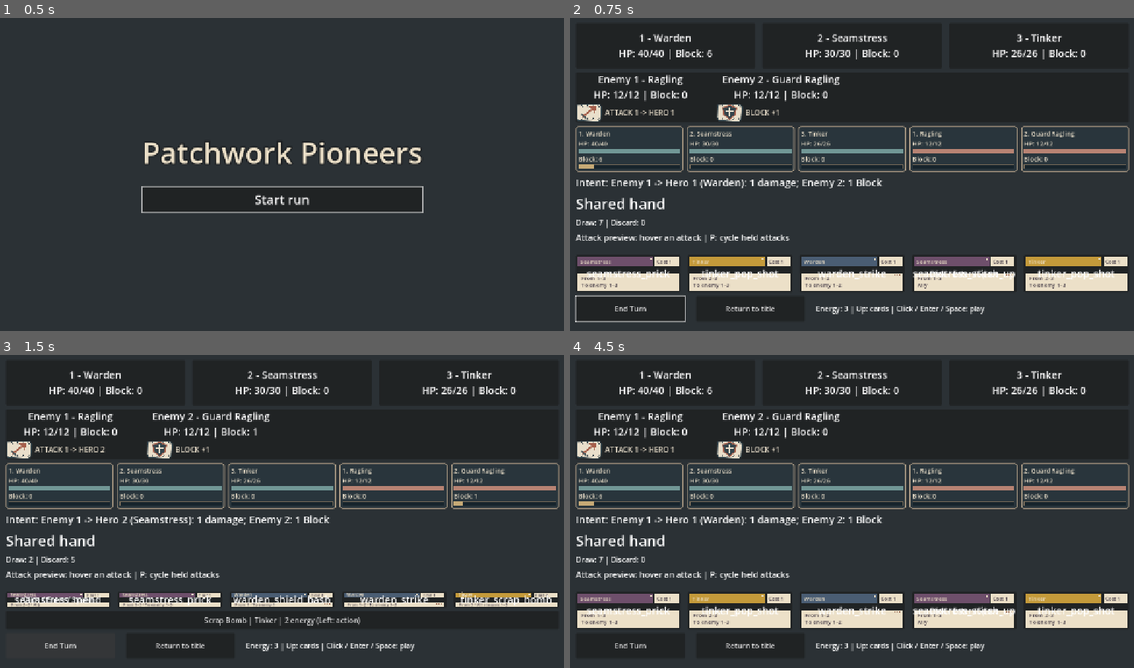
Above: before the commit, frames 1-4 (two rows, left to right).
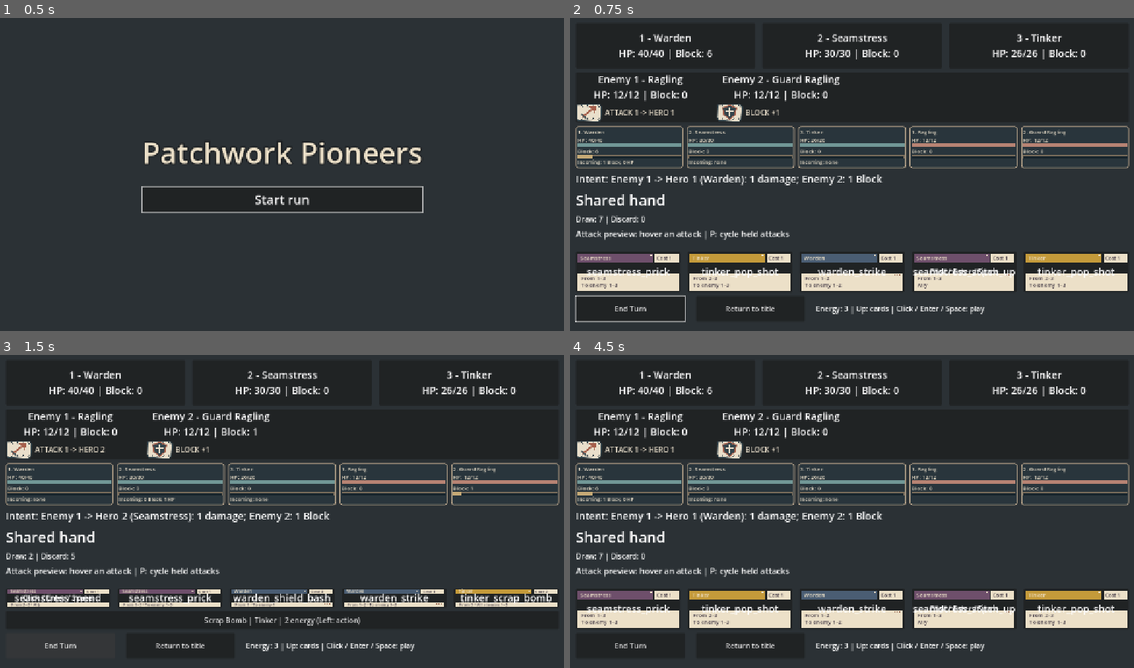
Above: after the commit, the same moments.

Repository: jcoev123-jpg/PatchworkPioneers
Game: Godot game, scene res://scenes/app.tscn
Same seed, same stepped clock (60 frames per second), same inputs: the game is played once before the commit and once after it.
Inputs (mouse positions are in pixels of both pictures, inside the frame that each line leads up to):
- Up to frame 1 (0.5 s): no input
- Up to frame 2 (0.75 s): click "Start run" at 0.5 s
- Up to frame 3 (1.5 s): click "End Turn" at 1.25 s
- Up to frame 4 (4.5 s): click "Scrap Bomb | Tinker | 2 energ…" at 2 s; click "Return to title" at 2.75 s; click "Start run" at 3.5 s; tap Enter (ui_accept) at 4.25 s; move the mouse to (981, 492) at 4.27 s; hold Up from 4.28 s (still down); tap 1 at 4.35 s; click (981, 492) at 4.42 s

Frame 1 is identical in both runs. In frame 2, 11% of the frame differs, in the area x 0-100%, y 35-84%; in frame 3, 10%; in frame 4, 11%.

Commit message:
ChatGPT lane 6 (Chat mode): Show live incoming damage and Block absorption on hero meters

Diff:
--- /dev/null
+++ b/scripts/combat_incoming_attack_preview.gd
@@ -0,0 +1,83 @@
+class_name CombatIncomingAttackPreview
+extends RefCounted
+## Pure immediate enemy-phase forecast; Block reset belongs to the NEXT player turn.
+
+const MAX_INT := 9223372036854775807
+
+
+func forecast(heroes: Array, enemies: Array, intents: Array) -> Dictionary:
+	var invalid := {"ok": false, "heroes": []}
+	if heroes.size() != CombatParty.PARTY_SIZE or enemies.is_empty() or enemies.size() > 3 or intents.size() != enemies.size():
+		return invalid
+	var result: Array[Dictionary] = []
+	for index in range(heroes.size()):
+		var record = heroes[index]
+		if not _valid_actor(record, index + 1):
+			return invalid
+		result.append({"position": index + 1, "downed": record["hp"] == 0,
+			"incoming": 0, "block_absorbed": 0, "hp_lost": 0,
+			"hp_remaining": record["hp"], "block_remaining": record["block"]})
+	for index in range(enemies.size()):
+		if not _valid_actor(enemies[index], index + 1):
+			return invalid
+	var seen: Array[int] = []
+	var ordered: Array[Dictionary] = []
+	for raw_intent in intents:
+		if not raw_intent is Dictionary:
+			return invalid
+		for key in ["type", "enemy_position", "amount"]:
+			if not raw_intent.has(key):
+				return invalid
+		var kind = raw_intent["type"]
+		var source = raw_intent["enemy_position"]
+		var amount = raw_intent["amount"]
+		if not kind is String or (kind != "attack" and kind != "block") or not source is int or source < 1 or source > enemies.size() or source in seen or not amount is int or amount < 0:
+			return invalid
+		if kind == "attack":
+			if raw_intent.size() != 4 or not raw_intent.has("target_position"):
+				return invalid
+			var target = raw_intent["target_position"]
+			if not target is int or target < 1 or target > CombatParty.PARTY_SIZE:
+				return invalid
+		else:
+			if raw_intent.size() != 3:
+				return invalid
+			var enemy: Dictionary = enemies[source - 1]
+			if enemy["hp"] > 0 and amount > MAX_INT - enemy["block"]:
+				return invalid
+		seen.append(source)
+		ordered.append(raw_intent)
+	if seen.size() != enemies.size():
+		return invalid
+	ordered.sort_custom(func(a: Dictionary, b: Dictionary) -> bool:
+		return a["enemy_position"] < b["enemy_position"])
+
+	for intent in ordered:
+		var source: int = intent["enemy_position"]
+		if enemies[source - 1]["hp"] == 0 or intent["type"] != "attack":
+			continue
+		var target: int = intent["target_position"]
+		var hero: Dictionary = result[target - 1]
+		# A downed slot remains empty, even if an earlier hit downed it.
+		if hero["hp_remaining"] == 0:
+			continue
+		var amount: int = intent["amount"]
+		if amount > MAX_INT - hero["incoming"]:
+			return invalid
+		hero["incoming"] += amount
+		var absorbed: int = mini(hero["block_remaining"], amount)
+		hero["block_remaining"] -= absorbed
+		hero["block_absorbed"] += absorbed
+		var loss: int = mini(hero["hp_remaining"], amount - absorbed)
+		hero["hp_remaining"] -= loss
+		hero["hp_lost"] += loss
+	return {"ok": true, "heroes": result}
+
+
+func _valid_actor(actor: Variant, expected_position: int) -> bool:
+	if not actor is Dictionary:
+		return false
+	for field in ["position", "max_hp", "hp", "block"]:
+		if not actor.has(field) or not actor[field] is int:
+			return false
+	return actor["position"] == expected_position and actor["max_hp"] > 0 and actor["hp"] >= 0 and actor["hp"] <= actor["max_hp"] and actor["block"] >= 0
--- a/scripts/live_combat_meters.gd
+++ b/scripts/live_combat_meters.gd
@@ -46,21 +46,44 @@
 			for position in range(1, count + 1):
 				var meter := CombatActorMeter.new()
 				meter.name = "%s%d" % [side, position]
-				meter.custom_minimum_size = Vector2(224, 100)
+				meter.custom_minimum_size = Vector2(224, 92)
 				meter.size_flags_horizontal = Control.SIZE_EXPAND_FILL
 				var padding := meter.get_node("Padding") as MarginContainer
 				for edge in ["left", "right", "top", "bottom"]:
-					padding.add_theme_constant_override("margin_" + edge, 6)
-				meter.get_node("Padding/Content").add_theme_constant_override("separation", 2)
+					padding.add_theme_constant_override("margin_" + edge, 4)
+				meter.get_node("Padding/Content").add_theme_constant_override("separation", 0)
 				for label in [meter.actor_heading, meter.hp_text, meter.block_text]:
-					label.add_theme_font_size_override("font_size", 14)
+					label.add_theme_font_size_override("font_size", 12)
 				for bar in [meter.hp_bar, meter.block_bar]:
-					bar.custom_minimum_size = Vector2(200, 10)
+					bar.custom_minimum_size = Vector2(200, 8)
+				if side == "hero":
+					var incoming := Label.new()
+					incoming.name = "IncomingForecast"
+					incoming.mouse_filter = Control.MOUSE_FILTER_IGNORE
+					incoming.focus_mode = Control.FOCUS_NONE
+					incoming.add_theme_font_size_override("font_size", 11)
+					incoming.add_theme_color_override("font_color", CombatActorMeter.INK)
+					meter.get_node("Padding/Content").add_child(incoming)
 				row.add_child(meter)
+	var forecast := {"ok": false, "heroes": []}
+	if app.enemy_intents != null and app.enemy_intents.is_valid():
+		forecast = CombatIncomingAttackPreview.new().forecast(
+			_party.get_heroes(), _enemies.get_enemies(), app.enemy_intents.get_intents())
 	for meter in row.get_children():
 		var side := "hero" if meter.get_index() < CombatParty.PARTY_SIZE else "enemy"
 		var position: int = meter.get_index() + 1 if side == "hero" else meter.get_index() - CombatParty.PARTY_SIZE + 1
 		meter.show_actor(_party.get_hero(position) if side == "hero" else _enemies.get_enemy(position), side)
+		if side == "hero":
+			var incoming := meter.get_node("Padding/Content/IncomingForecast") as Label
+			var hero: Dictionary = _party.get_hero(position)
+			if hero["hp"] == 0:
+				incoming.text = "DOWNED"
+			elif forecast["ok"]:
+				var next: Dictionary = forecast["heroes"][position - 1]
+				incoming.text = "Incoming: none" if next["incoming"] == 0 else (
+					"Incoming: %d Block, %d HP" % [next["block_absorbed"], next["hp_lost"]])
+			else:
+				incoming.text = "Incoming: unavailable"
 
 
 func _clear() -> void:
--- /dev/null
+++ b/tests/combat_incoming_attack_preview_test.gd
@@ -0,0 +1,146 @@
+extends SceneTree
+
+var failures: Array[String] = []
+var checks := 0
+var helper := CombatIncomingAttackPreview.new()
+
+
+func _initialize() -> void:
+	_run()
+	for problem in failures:
+		printerr(problem)
+	print("combat_incoming_attack_preview_test: ", "PASS" if failures.is_empty() else "FAIL", " (", checks, " checks)")
+	quit(0 if failures.is_empty() else 1)
+
+
+func _check(ok: bool, message: String) -> void:
+	checks += 1
+	if not ok:
+		failures.append(message)
+
+
+func _party() -> CombatParty:
+	return CombatParty.new([{"id": "warden", "max_hp": 40},
+		{"id": "seamstress", "max_hp": 30}, {"id": "tinker", "max_hp": 26}])
+
+
+func _enemies() -> CombatEnemies:
+	return CombatEnemies.new([{"id": "one", "max_hp": 12}, {"id": "two", "max_hp": 12}])
+
+
+func _attack(source: int, amount: int, target: int) -> Dictionary:
+	return {"type": "attack", "enemy_position": source, "amount": amount, "target_position": target}
+
+
+func _block(source: int, amount: int) -> Dictionary:
+	return {"type": "block", "enemy_position": source, "amount": amount}
+
+
+func _compare(party: CombatParty, enemies: CombatEnemies, intents: Array, label: String) -> Dictionary:
+	_check(party.is_valid() and enemies.is_valid() and intents.size() == enemies.get_enemies().size(),
+		label + ": real combat preconditions")
+	var heroes := party.get_heroes()
+	var roster := enemies.get_enemies()
+	var heroes_before := heroes.duplicate(true)
+	var roster_before := roster.duplicate(true)
+	var intents_before := intents.duplicate(true)
+	seed(73451)
+	var expected_random := randi()
+	seed(73451)
+	var result := helper.forecast(heroes, roster, intents)
+	_check(result["ok"] and result["heroes"].size() == 3, label + ": supported forecast has all fixed hero positions")
+	_check(heroes == heroes_before and roster == roster_before and intents == intents_before
+		and party.get_heroes() == heroes_before and enemies.get_enemies() == roster_before,
+		label + ": all caller records and owner states remain exactly unchanged")
+	_check(randi() == expected_random, label + ": forecast uses no global seeded RNG")
+	if not result["ok"]:
+		return result
+	var round_result := CombatEnemyPhase.new().execute_phase(party, enemies, intents)
+	_check(round_result["ok"], label + ": real CombatEnemyPhase accepts identical intents")
+	for index in range(3):
+		var actual := party.get_hero(index + 1)
+		var predicted: Dictionary = result["heroes"][index]
+		_check(predicted["position"] == index + 1 and predicted["hp_remaining"] == actual["hp"]
+			and predicted["block_remaining"] == actual["block"], label + ": predicted immediate HP/Block matches real hero " + str(index + 1))
+		_check(predicted["block_absorbed"] + predicted["hp_lost"] <= predicted["incoming"],
+			label + ": absorbed and lost never exceed incoming")
+	return result
+
+
+func _reject(heroes: Array, enemies: Array, intents: Array, label: String) -> void:
+	var snapshot := [heroes.duplicate(true), enemies.duplicate(true), intents.duplicate(true)]
+	seed(185)
+	var expected_random := randi()
+	seed(185)
+	var result := helper.forecast(heroes, enemies, intents)
+	_check(result == {"ok": false, "heroes": []}, label + ": fails closed with no plausible prediction")
+	_check([heroes, enemies, intents] == snapshot and randi() == expected_random,
+		label + ": invalid read does not mutate inputs or RNG")
+
+
+func _run() -> void:
+	_check(helper.has_method("forecast"), "public scene-free forecast method available")
+	var party := _party()
+	var enemies := _enemies()
+	_check(CombatStartingBlock.new(party).apply(), "real Warden starts at six Block")
+	var result := _compare(party, enemies, [_attack(2, 5, 1), _attack(1, 4, 1)], "two hits shuffled")
+	_check(result["ok"] and result["heroes"][0] == {"position": 1, "downed": false,
+		"incoming": 9, "block_absorbed": 6, "hp_lost": 3, "hp_remaining": 37, "block_remaining": 0},
+		"4 then 5 consume six Block and exactly three Warden HP")
+	_check(result["heroes"][1]["incoming"] == 0 and result["heroes"][2]["hp_remaining"] == 26,
+		"unattacked positions retain independent states")
+
+	party = _party()
+	enemies = _enemies()
+	_check(party.gain_block(2, 2) and enemies.apply_damage(1, 12),
+		"one source slain, protected second target preconditions")
+	result = _compare(party, enemies, [_attack(1, 99, 1), _attack(2, 5, 2)], "slain source")
+	_check(result["heroes"][0]["incoming"] == 0 and result["heroes"][1]["block_absorbed"] == 2
+		and result["heroes"][1]["hp_lost"] == 3, "slain source skipped, living position two honored")
+	party = _party()
+	enemies = _enemies()
+	_check(party.apply_damage(2, 30) and party.gain_block(3, 3), "downed stays at position two")
+	result = _compare(party, enemies, [_attack(1, 8, 2), _attack(2, 4, 3)], "downed target")
+	_check(result["heroes"][1]["downed"] and result["heroes"][1]["incoming"] == 0
+		and result["heroes"][2]["block_absorbed"] == 3 and result["heroes"][2]["hp_lost"] == 1,
+		"no target compaction, separate living target takes attack")
+	party = _party()
+	enemies = _enemies()
+	result = _compare(party, enemies, [_attack(1, 0, 1), _block(2, 5)], "zero attack and Block intent")
+	_check(result["heroes"][0]["incoming"] == 0 and enemies.get_enemy(2)["block"] == 5,
+		"zero attack harmless; enemy Block action never adds hero incoming")
+	party = _party()
+	enemies = _enemies()
+	_check(party.apply_damage(1, 36), "lethal sequence setup")
+	result = _compare(party, enemies, [_attack(1, 9, 1), _attack(2, 5, 1)], "lethal first hit")
+	_check(result["heroes"][0]["incoming"] == 9 and result["heroes"][0]["hp_lost"] == 4
+		and result["heroes"][0]["hp_remaining"] == 0, "later source skips newly downed target")
+
+	var heroes := _party().get_heroes()
+	var roster := _enemies().get_enemies()
+	var normal := [_attack(1, 1, 1), _block(2, 1)]
+	_reject([], roster, normal, "empty heroes")
+	_reject(heroes, [], normal, "empty enemies")
+	_reject(heroes, roster, [], "missing announcements")
+	var wrong_hero := heroes.duplicate(true)
+	wrong_hero[0]["position"] = 0
+	_reject(wrong_hero, roster, normal, "zero hero position")
+	wrong_hero = heroes.duplicate(true)
+	wrong_hero[1]["position"] = 1
+	_reject(wrong_hero, roster, normal, "duplicated hero position")
+	var wrong_enemy := roster.duplicate(true)
+	wrong_enemy[1]["position"] = 3
+	_reject(heroes, wrong_enemy, normal, "out-of-roster enemy position")
+	for bad in [
+		[_attack(1, 1, 0), _block(2, 1)],
+		[_attack(1, 1, 4), _block(2, 1)],
+		[_attack(1, -1, 1), _block(2, 1)],
+		[_attack(1, 1, 1), _block(1, 1)],
+		[_attack(1, 1, 1), _block(3, 1)],
+		[{"type": "heal", "enemy_position": 1, "amount": 3}, _block(2, 1)],
+		[_attack(1, 1, 1), {"type": "block", "enemy_position": 2, "amount": 1, "target_position": 1}],
+		[_attack(1, 1, 1), {"type": "attack", "enemy_position": 2, "amount": 4}],
+		[_attack(1, 1, 1), {"type": "block", "enemy_position": 2, "amount": 1.0}],
+		[_attack(1, 1, 1), null]
+	]:
+		_reject(heroes, roster, bad, "bad intent " + str(bad))
--- a/tests/live_combat_meters_test.gd
+++ b/tests/live_combat_meters_test.gd
@@ -31,6 +31,14 @@
 		if node is CombatActorMeter:
 			result.append(node)
 	return result
+
+
+func _incoming(app, position: int) -> String:
+	var meters := _meters(app)
+	if meters.size() < position or position < 1:
+		return ""
+	var label := meters[position - 1].get_node_or_null("Padding/Content/IncomingForecast") as Label
+	return label.text if label != null else ""
 
 
 func _visible(app) -> void:
@@ -51,7 +59,17 @@
 			"exact HP text and bar %d" % index)
 		_check(meter.block_text.text == "Block: %d" % actor.block and meter.block_bar.value == actor.block
 			and meter.block_bar.max_value == maxi(1, maxi(actor.max_hp, actor.block)), "exact Block %d" % index)
-		for control in [meter, meter.actor_heading, meter.hp_text, meter.hp_bar, meter.block_text, meter.block_bar]:
+		var line := meter.get_node_or_null("Padding/Content/IncomingForecast") as Label
+		_check((line != null) == (index < 3), "forecast exists on hero meters only, never enemy meters")
+		if line != null:
+			_check(line.get_parent() == meter.get_node("Padding/Content")
+				and line.text != "" and line.focus_mode == Control.FOCUS_NONE,
+				"hero forecast is an inert line inside its existing meter")
+		var controls: Array[Control] = [meter, meter.actor_heading, meter.hp_text,
+			meter.hp_bar, meter.block_text, meter.block_bar]
+		if line != null:
+			controls.append(line)
+		for control in controls:
 			_check(control.is_visible_in_tree() and control.size.x > 0 and control.size.y > 0,
 				"meter controls visibly mounted")
 			_check(Rect2(0, 0, 1280, 720).encloses(control.get_global_rect()), "meter controls fit viewport")
@@ -64,7 +82,7 @@
 				_check(not meter.get_global_rect().intersects(other.get_global_rect()), "meter rectangles do not overlap")
 	for control in [app.hero_view, app.hand_view, app.end_turn_button, app.return_button]:
 		_check(control.is_visible_in_tree() and Rect2(0, 0, 1280, 720).encloses(control.get_global_rect()),
-			"existing battle controls fit viewport")
+			"existing battle controls fit viewport: %s at %s" % [control.name, control.get_global_rect()])
 	_check(app.end_turn_button.focus_next == app.end_turn_button.get_path_to(app.return_button), "existing Tab cycle")
 
 
@@ -140,6 +158,10 @@
 			_finish()
 			return
 		_visible(app)
+		_check(_incoming(app, 1) == "Incoming: 1 Block, 0 HP"
+			and _incoming(app, 2) == "Incoming: none"
+			and _incoming(app, 3) == "Incoming: none",
+			"authored opening Warden absorbs Ragling one, Guard Block contributes zero")
 		var initial := _state(app)
 		if session == 0:
 			replay = initial
@@ -164,14 +186,44 @@
 		_check(app.party.get_hero(1).hp == 40 and app.party.get_hero(1).block == 0
 			and app.enemies.get_enemy(2).block == 1, "actual turn absorbs attack and executes second enemy Block")
 		_visible(app)
+		_check(_incoming(app, 1) == "Incoming: none"
+			and _incoming(app, 2) == "Incoming: 0 Block, 1 HP",
+			"real End Turn reveals next Ragling intent at fixed Seamstress position")
 		# Direct valid model changes must refresh without app refresh callbacks.
 		_check(app.party.gain_block(2, 7) and app.party.apply_damage(2, 3), "valid hero Block absorption")
 		_check(app.party.apply_damage(3, 999) and app.enemies.gain_block(1, 8)
-			and app.enemies.apply_damage(1, 3) and app.enemies.apply_damage(2, 999), "valid HP/Block and zero HP mutations")
+			and app.enemies.apply_damage(1, 3) and app.enemies.apply_damage(2, 1), "valid HP/Block, enemy Block absorption and zero HP mutations")
 		var before := _state(app)
 		await _frames()
 		_visible(app)
+		_check(_incoming(app, 2) == "Incoming: 1 Block, 0 HP",
+			"real living attacker forecasts against changed Seamstress Block")
 		_check(_state(app) == before, "display refresh preserves every model, energy, piles, intents and RNG")
+		_check(app.party.apply_damage(2, 999) and app.party.is_downed(2),
+			"live downed target remains at position two")
+		await _frames()
+		_visible(app)
+		_check(_incoming(app, 2) == "DOWNED" and _incoming(app, 1) == "Incoming: none"
+			and _incoming(app, 3) == "DOWNED",
+			"downed target is not retargeted and never has a plausible incoming line")
+		_check(app.enemies.apply_damage(1, 999) and app.enemies.is_slain(1),
+			"real Ragling source is slain in retained position one")
+		before = _state(app)
+		await _frames()
+		_visible(app)
+		_check(_incoming(app, 1) == "Incoming: none" and _incoming(app, 2) == "DOWNED"
+			and _incoming(app, 3) == "DOWNED",
+			"slain attacker removes forecasts on surviving hero slots")
+		_check(_state(app) == before, "slain-attacker refresh is entirely read-only")
+		var valid_intents = app.enemy_intents
+		app.enemy_intents = null
+		presenter._sync_battle()
+		_check(_incoming(app, 1) == "Incoming: unavailable"
+			and _incoming(app, 3) == "DOWNED"
+			and _incoming(app, 2) == "DOWNED",
+			"missing intent interface fails closed without believable hero damage")
+		app.enemy_intents = valid_intents
+		presenter._sync_battle()
 		# Each source identity change tears down the old presentation, even with identical values.
 		for source in ["party", "enemies", "deck"]:
 			var old_ids: Array[int] = []
Not shown, added: scripts/combat_incoming_attack_preview.gd.uid
Not shown, added: tests/combat_incoming_attack_preview_test.gd.uid
